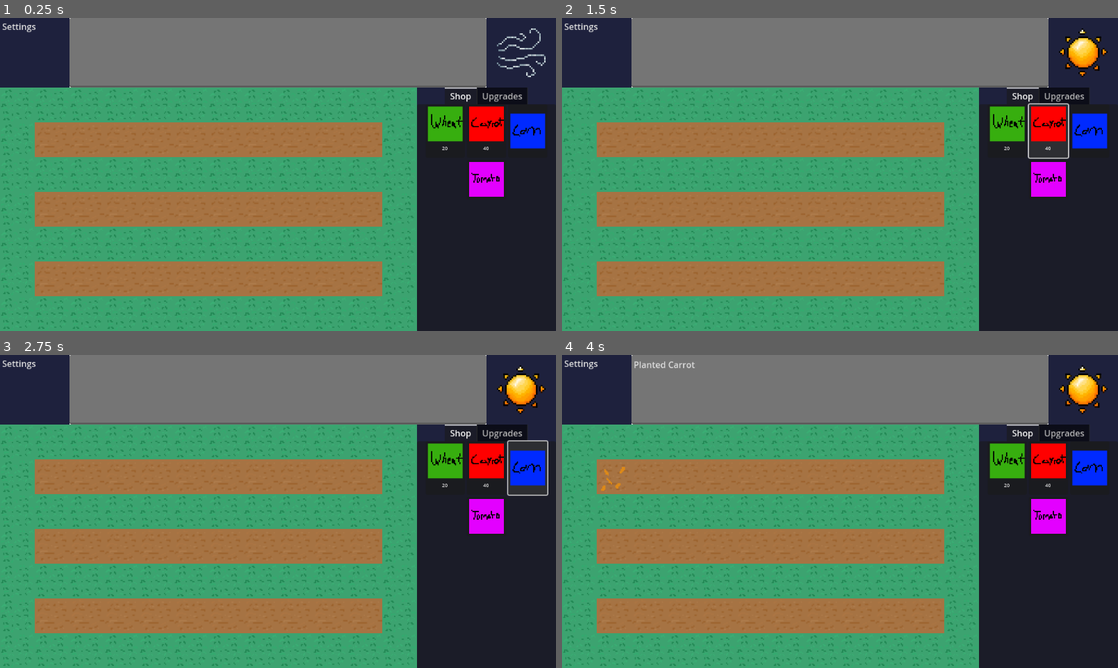
Above: before the commit, frames 1-4 (two rows, left to right).
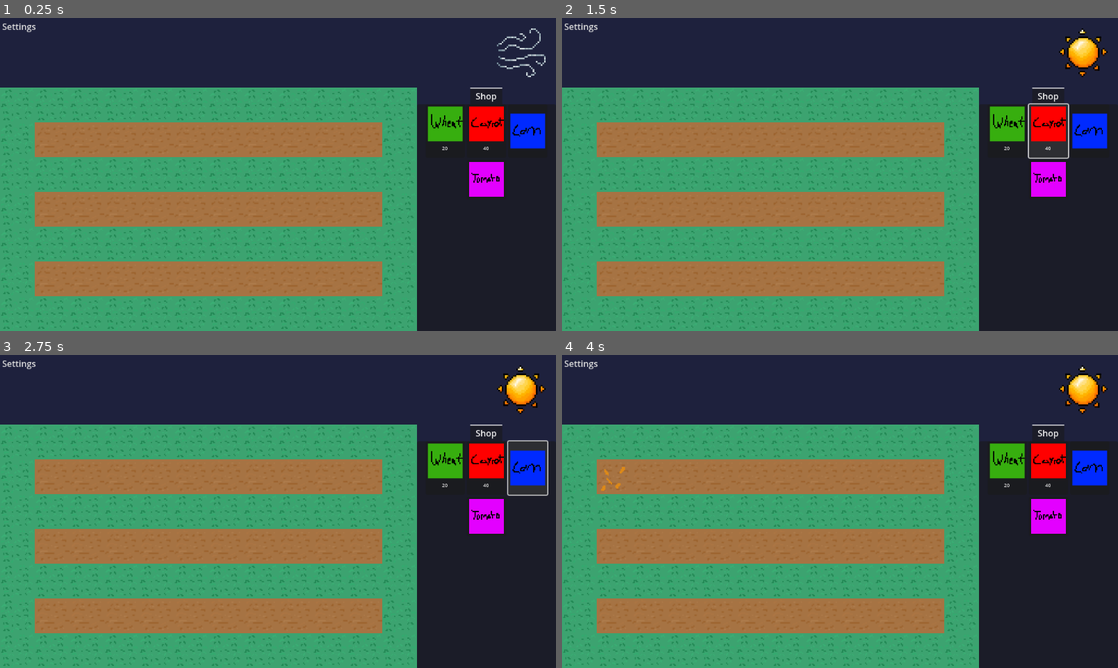
Above: after the commit, the same moments.

Repository: TalesOfXanthar/Wheather
Game: Godot game, scene res://scenes/main.tscn
Two runs of this game, one before a commit and one after it. Both use one fixed random seed, a clock stepped at 60 frames per second and the inputs below.
Inputs (mouse positions are in pixels of both pictures, inside the frame that each line leads up to):
- Up to frame 1 (0.25 s): no input
- Up to frame 2 (1.5 s): click "20" at 0.5 s; click "40" at 1.25 s
- Up to frame 3 (2.75 s): click (528, 467) at 2 s
- Up to frame 4 (4 s): click (1051, 517) at 2.75 s; click (612, 477) at 3.52 s

The runs differ from the first frame. In frame 1, 17% of the frame differs, in the area x 12-95%, y 0-28%; in frame 2, 17%; in frame 3, 17%; in frame 4, 17%.

Commit message:
Added right and left click to shop

Diff:
--- a/scenes/UI.tscn
+++ b/scenes/UI.tscn
@@ -63,11 +63,6 @@
 layout_mode = 2
 icon = ExtResource("5_xpksx")
 
-[node name="Upgrades" type="FlowContainer" parent="TabContainer"]
-visible = false
-layout_mode = 2
-metadata/_tab_index = 1
-
 [node name="Settings" type="MenuButton" parent="."]
 layout_mode = 1
 offset_top = -8.0
@@ -76,5 +71,5 @@
 text = "Settings"
 script = ExtResource("7_xpksx")
 
-[connection signal="pressed" from="TabContainer/Shop/Wheat Button" to="." method="_on_wheat_button_pressed"]
-[connection signal="pressed" from="TabContainer/Shop/Carrot Button" to="." method="_on_carrot_button_pressed"]
+[connection signal="gui_input" from="TabContainer/Shop/Wheat Button" to="." method="_on_wheat_button_gui_input"]
+[connection signal="gui_input" from="TabContainer/Shop/Carrot Button" to="." method="_on_carrot_button_gui_input"]
--- a/scenes/main.tscn
+++ b/scenes/main.tscn
@@ -8,7 +8,6 @@
 [ext_resource type="Texture2D" uid="uid://b8bpg6rl8dm7u" path="res://assets/tiles/Grass.png" id="5_choun"]
 [ext_resource type="PackedScene" uid="uid://t7r3fcl5f6bq" path="res://scenes/UI.tscn" id="5_tbgi4"]
 [ext_resource type="PackedScene" uid="uid://pv7y6o0xsaay" path="res://scenes/placeholder_crop.tscn" id="5_tefeu"]
-[ext_resource type="PackedScene" uid="uid://bnco3jkb63o4c" path="res://scenes/text_box.tscn" id="7_o6xl0"]
 
 [sub_resource type="TileSetAtlasSource" id="TileSetAtlasSource_kxvpd"]
 texture = ExtResource("1_ok1o8")
@@ -161,5 +160,3 @@
 
 [node name="CropC0" parent="CropScenes" instance=ExtResource("5_tefeu")]
 position = Vector2(672, 480)
-
-[node name="Control" parent="." instance=ExtResource("7_o6xl0")]
--- a/scripts/ui.gd
+++ b/scripts/ui.gd
@@ -1,7 +1,17 @@
 extends Control
 
-func _on_wheat_button_pressed():
-	GlobalTimeScript.cursorState = "Wheat"
+func _on_wheat_button_gui_input(event: InputEvent) -> void:
+		if event is InputEventMouseButton and event.pressed:
+			match event.button_index:
+				MOUSE_BUTTON_LEFT:
+						GlobalTimeScript.cursorState = "Wheat"
+				MOUSE_BUTTON_RIGHT:
+					pass
 
-func _on_carrot_button_pressed():
-	GlobalTimeScript.cursorState = "Carrot"
+func _on_carrot_button_gui_input(event: InputEvent) -> void:
+	if event is InputEventMouseButton and event.pressed:
+			match event.button_index:
+				MOUSE_BUTTON_LEFT:
+						GlobalTimeScript.cursorState = "Carrot"
+				MOUSE_BUTTON_RIGHT:
+					pass
--- /dev/null
+++ b/text_box.tscn
@@ -0,0 +1,29 @@
+[gd_scene load_steps=3 format=3 uid="uid://l7wwgajl05ey"]
+
+[ext_resource type="Script" path="res://scripts/the_text_box.gd" id="1_k7ve7"]
+
+[sub_resource type="CanvasTexture" id="CanvasTexture_ss407"]
+specular_color = Color(1, 0.278431, 1, 1)
+
+[node name="Control" type="Control"]
+layout_mode = 3
+anchors_preset = 15
+anchor_right = 1.0
+anchor_bottom = 1.0
+grow_horizontal = 2
+grow_vertical = 2
+
+[node name="TextureRect" type="TextureRect" parent="."]
+layout_mode = 2
+offset_left = 128.0
+offset_right = 896.0
+offset_bottom = 128.0
+texture = SubResource("CanvasTexture_ss407")
+
+[node name="TheTextBox" type="TextEdit" parent="."]
+layout_mode = 2
+offset_left = 128.0
+offset_right = 896.0
+offset_bottom = 128.0
+text = "hello"
+script = ExtResource("1_k7ve7")
Not shown, changed: assets/Crops/Icons/Brocoline seeds.png.import
Not shown, changed: assets/Crops/Icons/Celery seeds.png.import
Not shown, changed: assets/Crops/Icons/Cherry seeds..png.import
Not shown, changed: assets/Crops/Icons/Cococnut seed.png.import
Not shown, changed: assets/Crops/Icons/Mushroom seeds.png.import
Not shown, changed: assets/Crops/Icons/Oagne seeds.png.import
Not shown, changed: assets/Crops/Icons/Oino seeds.png.import
Not shown, changed: assets/Crops/Icons/Pepper seeds.png.import
Not shown: 1 places in scenes/UI.tscn that only renumber resources
Not shown: 1 places in scenes/main.tscn that only renumber resources
